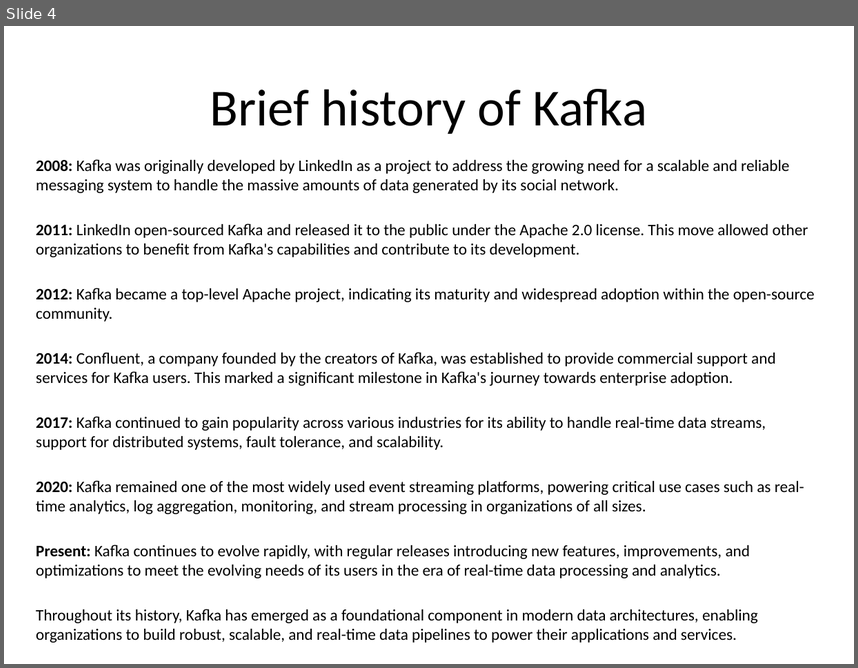
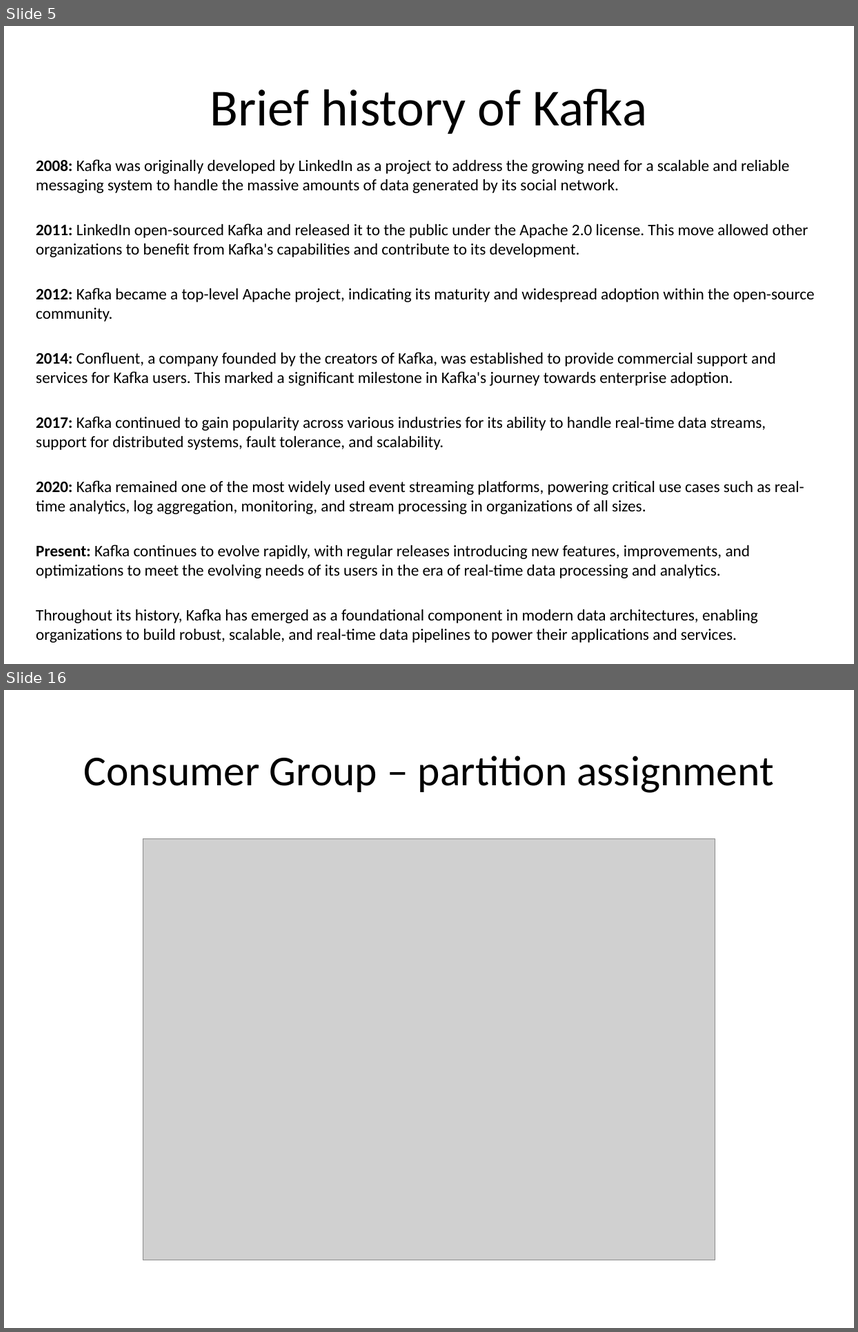
Before and after one commit to surjeetk/docs, a slide deck: Apache Kafka on Kubernetes.pptx. Shown one above the other, each under a label of ours: slide 4 before the commit, slides 5 and 16 after it; the slides between them are not shown. The pictures are 858x668 and 858x1332 pixels, drawn with LibreOffice and Linux fonts; fonts in the diff are those of the drawing; grey boxes stand for pictures. Boxes give left, top, right and bottom in pixels: in the first picture for what was removed or moved away, otherwise in the second. Text is boxed around its words. In the diff, an @@ line names an element or a change of style, - is before the commit and + after.

```diff
--- a/Apache Kafka on Kubernetes.pptx
+++ b/Apache Kafka on Kubernetes.pptx
@@ slide 16 added at bbox=[4, 690, 854, 1328], background #FFFFFF @@
@@ title added at bbox=[84, 756, 773, 793], 36 pt, text #000000 @@
+Consumer Group – partition assignment
@@ picture added at bbox=[143, 839, 715, 1259] @@
@@ what was slide 4 is now slide 5 @@
```
Also in this commit, not shown: 3 slides changed, 20 other slides added, 1 slide removed.
